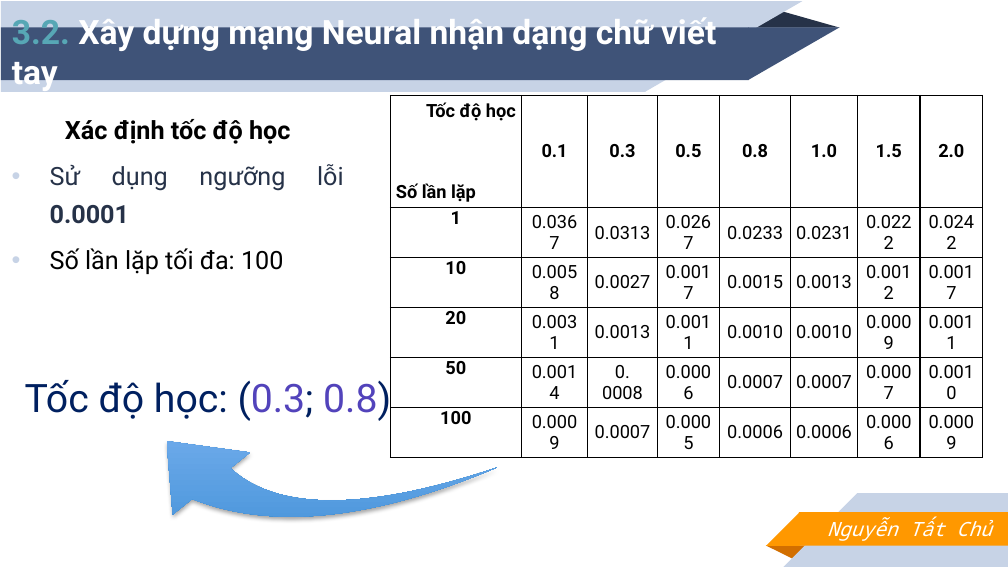
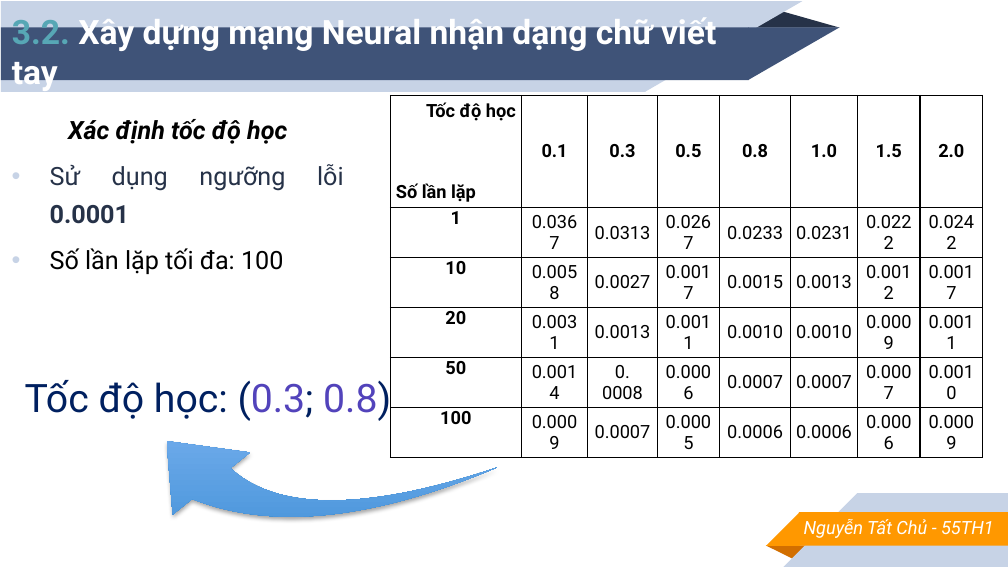
Before and after one commit to TatChu/handwriting-detect-for-learning-english, a slide deck: slide 15 of report/slide.pptx. Drawn at 1008x567 pixels with LibreOffice and Linux fonts; fonts in the diff are those of the drawing. Boxes give left, top, right and bottom in pixels: in the first picture for what was removed or moved away, otherwise in the second. Text is boxed around its words. In the diff, an @@ line names an element or a change of style, - is before the commit and + after.

```diff
--- a/report/slide.pptx
+++ b/report/slide.pptx
@@ text at (x1=68, y1=119, x2=287, y2=144): italic on in "Xác định tốc độ học" @@
@@ text "Nguyễn Tất Chủ - 55TH1" at (x1=804, y1=519, x2=994, y2=538): vertical alignment middle to top @@
@@ text at (x1=804, y1=519, x2=994, y2=538): text changed; size 14 to 13 pt; font Noto Sans Mono to Roboto @@
-Nguyễn Tất Chủ
+Nguyễn Tất Chủ - 55TH1
```
Also in this commit, not shown: 20 other slides changed, 3 slides added, 3 slides removed, 3 other files.
